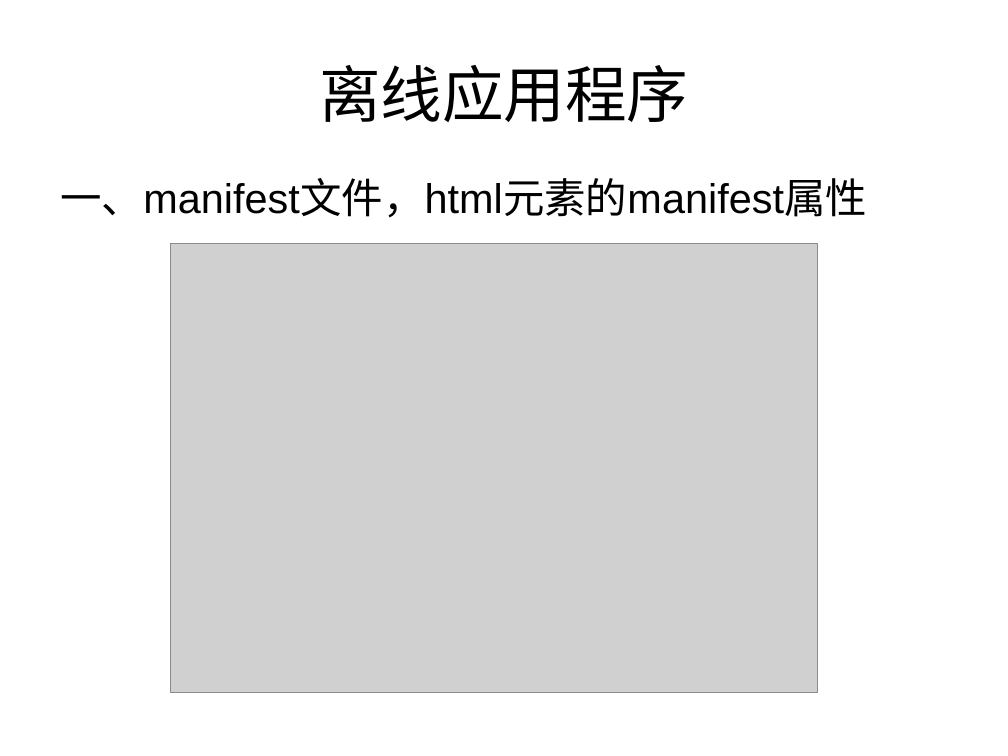
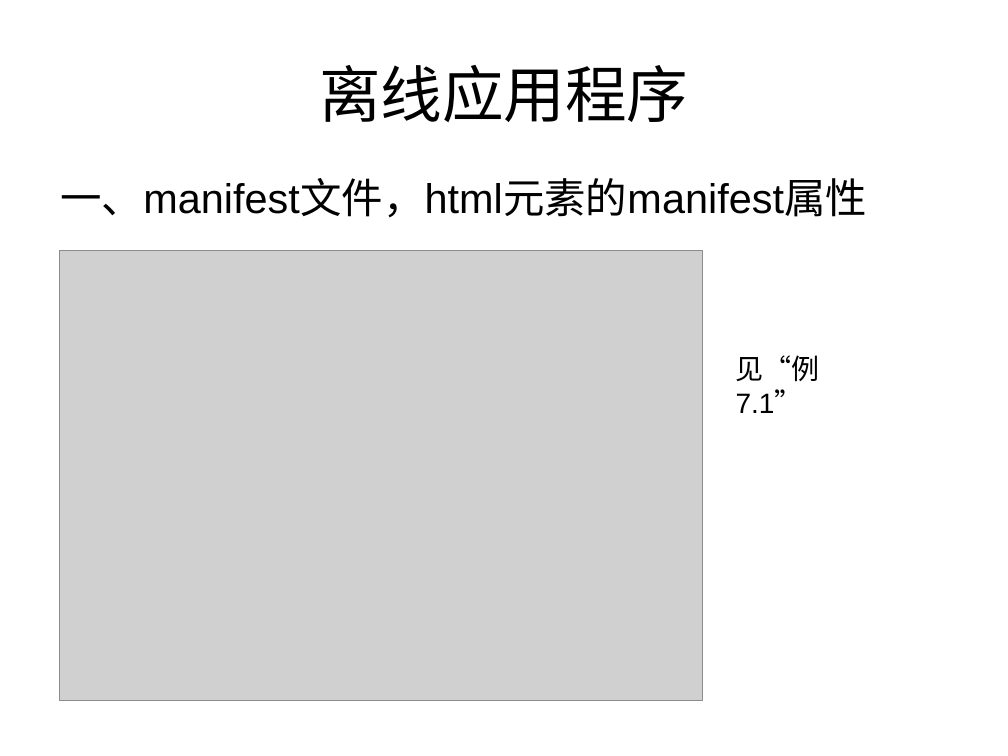
Before and after one commit to testuser2213/tom-wang-manual, a slide deck: slide 17 of manual/html5/share/关于HTML5的分享.ppt. Drawn at 1008x756 pixels with LibreOffice and Linux fonts; fonts in the diff are those of the drawing; grey boxes stand for pictures. Boxes give left, top, right and bottom in pixels: in the first picture for what was removed or moved away, otherwise in the second. Text is boxed around its words. In the diff, an @@ line names an element or a change of style, - is before the commit and + after.

```diff
--- a/manual/html5/share/关于HTML5的分享.ppt
+++ b/manual/html5/share/关于HTML5的分享.ppt
@@ picture: place and size @@
-picture at (170,243,817,692)
+picture at (59,251,703,701)
@@ text added at (736,355,820,413), 20 pt, text #000000 @@
+见“例7.1”
```
Also in this commit, not shown: 1 other slide changed, 1 other file.
